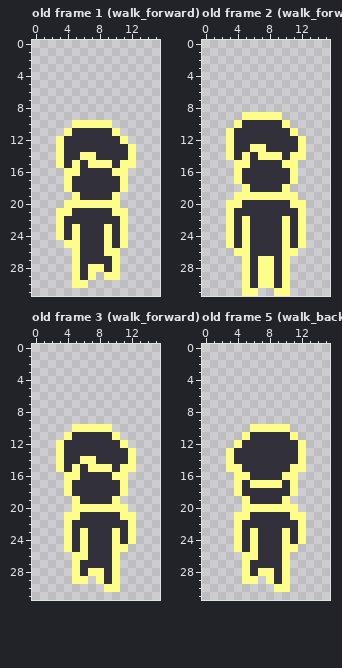
Pixel-art file, stored at PayItForward/Sprites/player.aseprite. The picture above is the old version.
16x32 pixels, 32 frames. Shown: old frame 1 (walk_forward), old frame 2 (walk_forward), old frame 3 (walk_forward), old frame 5 (walk_backward). The commit also changed other frames, which this record leaves out.
And afterwards:
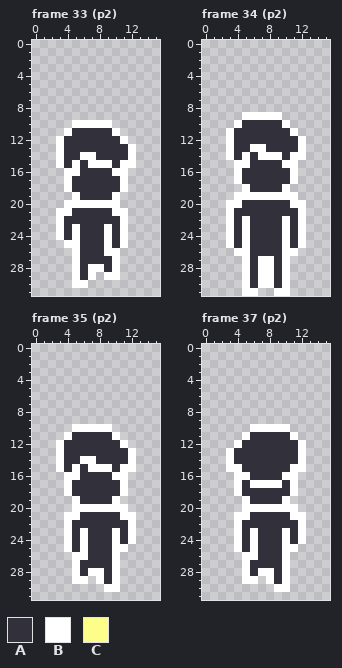
Palette (. is transparent): A #32313b  B #ffffff  C #fdfe89
A new or re-ordered frame is compared with the old frame closest to it.
Edits made:
frames 32 -> 128
Frame 33 (p2) is new; against old frame 1 (walk_forward), layers "Layer 3", "Layer 2":
y 10: x 5..9 CCCCC -> BBBBB
y 11: x 4 C -> B; x 10 C -> B
y 12: x 3 C -> B; x 11 C -> B
y 13: x 3 C -> B; x 12 C -> B
y 14: x 3 C -> B; x 6..7 CC -> BB; x 12 C -> B
y 15: x 3 C -> B; x 5 C -> B; x 7..9 CCC -> BBB; x 11..12 CC -> BB
y 16: x 4..5 CC -> BB; x 10..11 CC -> BB
y 17..18: x 4 C -> B; x 11 C -> B
y 19: x 5 C -> B; x 10 C -> B
y 20: x 4..10 CCCCCCC -> BBBBBBB
y 21: x 3..4 CC -> BB; x 10..11 CC -> BB
y 22: x 3 C -> B; x 11 C -> B
y 23..24: x 3 C -> B; x 5 C -> B; x 9 C -> B; x 11 C -> B
y 25: x 4..5 CC -> BB; x 9 C -> B; x 11 C -> B
y 26: x 5 C -> B; x 9..10 CC -> BB
y 27: x 5 C -> B; x 10 C -> B
y 28: x 5 C -> B; x 7..8 CC -> BB; x 10 C -> B
y 29: x 5 C -> B; x 7 C -> B; x 9..10 CC -> BB
y 30: x 5..6 CC -> BB
Frame 34 (p2) is new; against old frame 2 (walk_forward), layers "Layer 3", "Layer 2":
y 9: x 5..9 CCCCC -> BBBBB
y 10: x 4 C -> B; x 10 C -> B
y 11: x 3 C -> B; x 11 C -> B
y 12: x 3 C -> B; x 12 C -> B
y 13: x 3 C -> B; x 6..7 CC -> BB; x 12 C -> B
y 14: x 3 C -> B; x 5 C -> B; x 7..9 CCC -> BBB; x 11..12 CC -> BB
y 15: x 4..5 CC -> BB; x 10..11 CC -> BB
y 16..17: x 4 C -> B; x 11 C -> B
y 18: x 5 C -> B; x 10 C -> B
y 19: x 4..11 CCCCCCCC -> BBBBBBBB
y 20: x 3..4 CC -> BB; x 11..12 CC -> BB
y 21: x 3 C -> B; x 12 C -> B
y 22..25: x 3 C -> B; x 5 C -> B; x 10 C -> B; x 12 C -> B
y 26: x 4..5 CC -> BB; x 10..11 CC -> BB
y 27..30: x 5 C -> B; x 7..8 CC -> BB; x 10 C -> B
y 31: x 5..6 CC -> BB; x 9..10 CC -> BB
Frame 35 (p2) is new; against old frame 3 (walk_forward), layers "Layer 3", "Layer 2":
y 10: x 5..9 CCCCC -> BBBBB
y 11: x 4 C -> B; x 10 C -> B
y 12: x 3 C -> B; x 11 C -> B
y 13: x 3 C -> B; x 12 C -> B
y 14: x 3 C -> B; x 6..7 CC -> BB; x 12 C -> B
y 15: x 3 C -> B; x 5 C -> B; x 7..9 CCC -> BBB; x 11..12 CC -> BB
y 16: x 4..5 CC -> BB; x 10..11 CC -> BB
y 17..18: x 4 C -> B; x 11 C -> B
y 19: x 5 C -> B; x 10 C -> B
y 20: x 5..11 CCCCCCC -> BBBBBBB
y 21: x 4..5 CC -> BB; x 11..12 CC -> BB
y 22: x 4 C -> B; x 12 C -> B
y 23..24: x 4 C -> B; x 6 C -> B; x 10 C -> B; x 12 C -> B
y 25: x 4 C -> B; x 6 C -> B; x 10..11 CC -> BB
y 26: x 5..6 CC -> BB; x 10 C -> B
y 27: x 5 C -> B; x 10 C -> B
y 28: x 5 C -> B; x 7..8 CC -> BB; x 10 C -> B
y 29: x 5..6 CC -> BB; x 8 C -> B; x 10 C -> B
y 30: x 9..10 CC -> BB
Frame 37 (p2) is new; against old frame 5 (walk_backward), layers "Layer 3", "Layer 2":
y 10: x 6..10 CCCCC -> BBBBB
y 11: x 5 C -> B; x 11 C -> B
y 12: x 4 C -> B; x 12 C -> B
y 13..14: x 3 C -> B; x 12 C -> B
y 15: x 3..4 CC -> BB; x 11..12 CC -> BB
y 16: x 4..5 CC -> BB; x 10..11 CC -> BB
y 17: x 4 C -> B; x 6..9 CCCC -> BBBB; x 11 C -> B
y 18: x 4 C -> B; x 11 C -> B
y 19: x 5 C -> B; x 10 C -> B
y 20: x 5..11 CCCCCCC -> BBBBBBB
y 21: x 4..5 CC -> BB; x 11..12 CC -> BB
y 22: x 4 C -> B; x 12 C -> B
y 23..24: x 4 C -> B; x 6 C -> B; x 10 C -> B; x 12 C -> B
y 25: x 4 C -> B; x 6 C -> B; x 10..11 CC -> BB
y 26: x 5..6 CC -> BB; x 10 C -> B
y 27: x 5 C -> B; x 10 C -> B
y 28: x 5 C -> B; x 7..8 CC -> BB; x 10 C -> B
y 29: x 5..6 CC -> BB; x 8 C -> B; x 10 C -> B
y 30: x 9..10 CC -> BB
